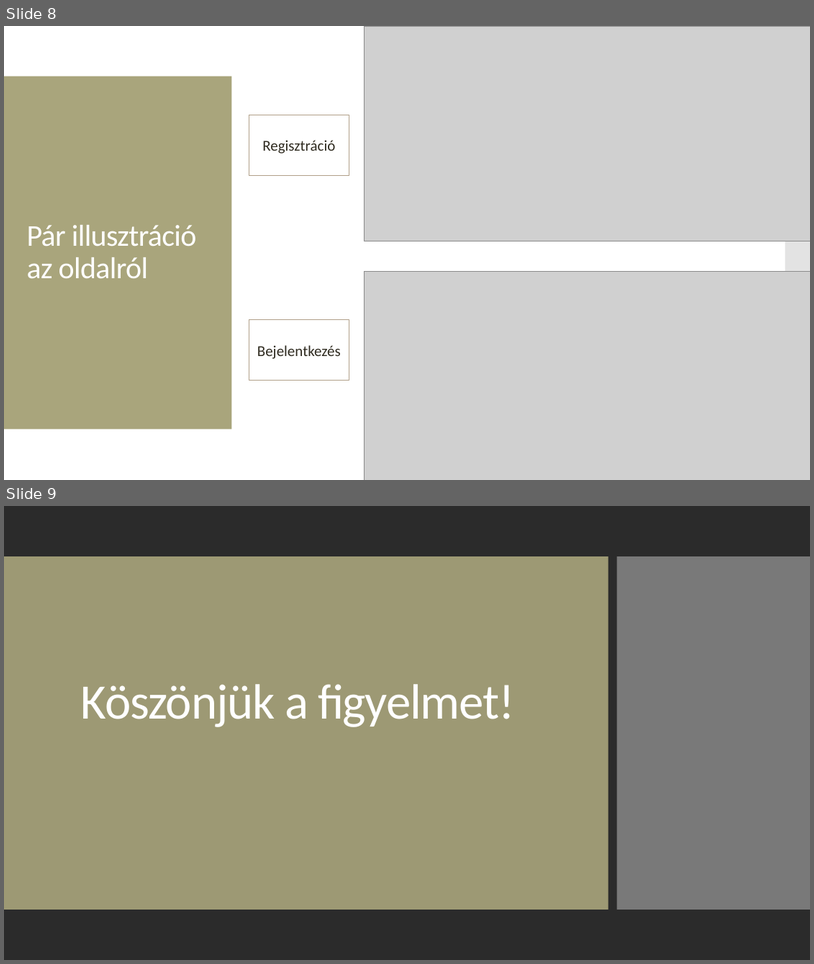
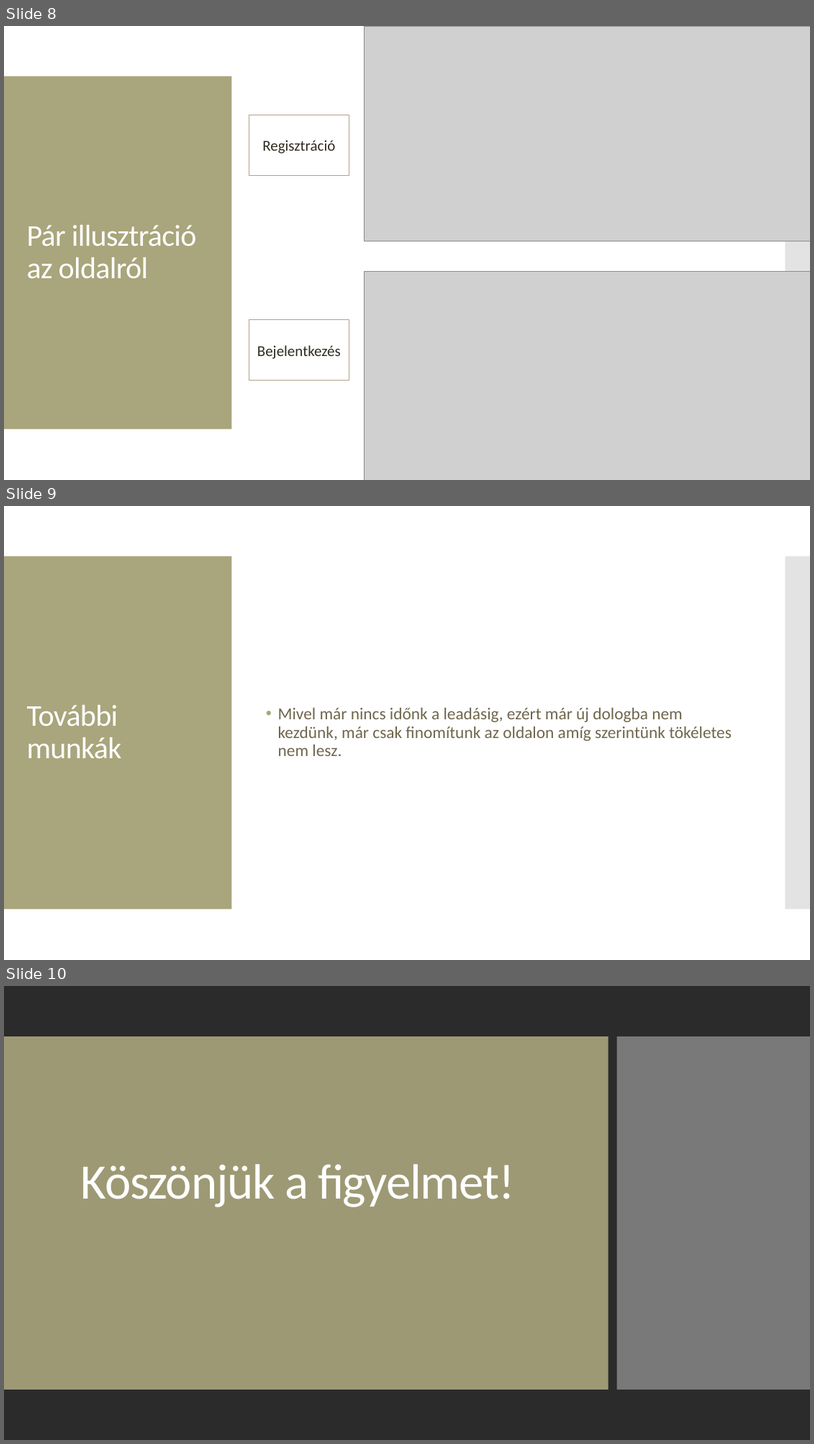
Before and after one commit to ramhap00/ramhapgergo, a slide deck: prezentáció.pptx. Shown one above the other, each under a label of ours: slides 8 and 9 before the commit, slides 8, 9 and 10 after it. The pictures are 814x964 and 814x1444 pixels, drawn with LibreOffice and Linux fonts; fonts in the diff are those of the drawing; grey boxes stand for pictures; background and template pictures are left out; a plain dark background stands for a picture behind light text. Boxes give left, top, right and bottom in pixels: in the first picture for what was removed or moved away, otherwise in the second. Text is boxed around its words. In the diff, an @@ line names an element or a change of style, - is before the commit and + after.

Commit message:
PPT angol

```diff
--- a/prezentáció.pptx
+++ b/prezentáció.pptx
@@ slide 9 added at (4, 506, 810, 960), background #FFFFFF; not listed: 2 template elements that a slide beside it also shows @@
@@ title added at (27, 705, 122, 758), 36 pt, text #FFFFFF @@
+További munkák
@@ text added at (278, 708, 732, 756), 20 pt, text #6F664C @@
+• Mivel már nincs időnk a leadásig, ezért már új dologba nem kezdünk, már csak finomítunk az oldalon amíg szerintünk tökéletes nem lesz.
@@ what was slide 9 is now slide 10 @@
```
Also in this commit, not shown: 2 other files.
